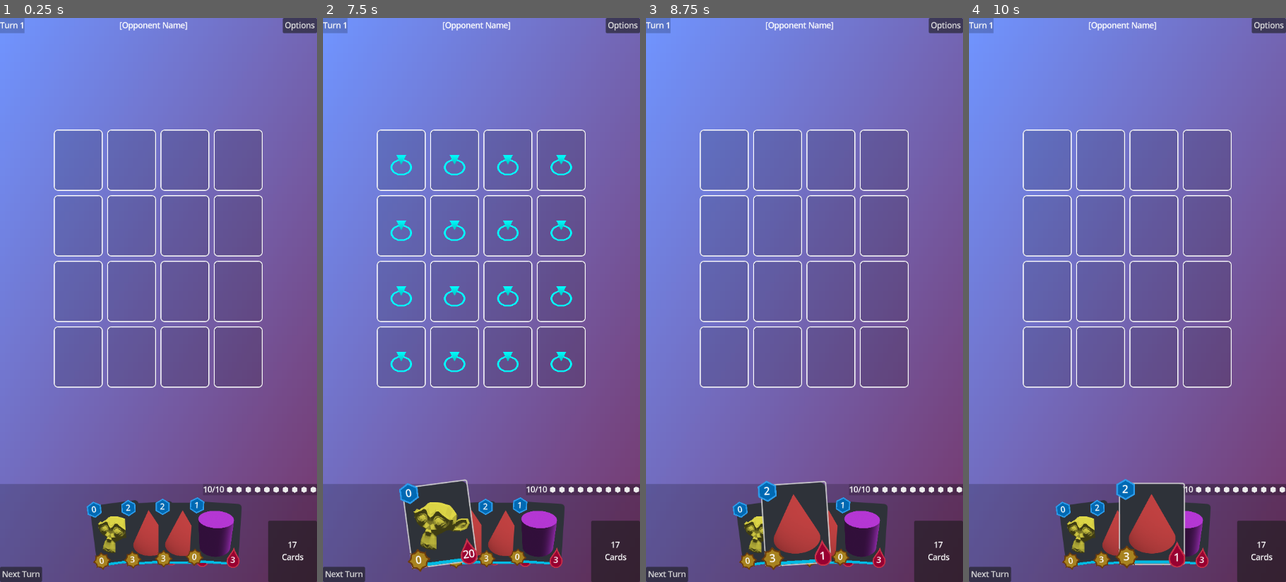
Above: before the commit, frames 1-4 (left to right).
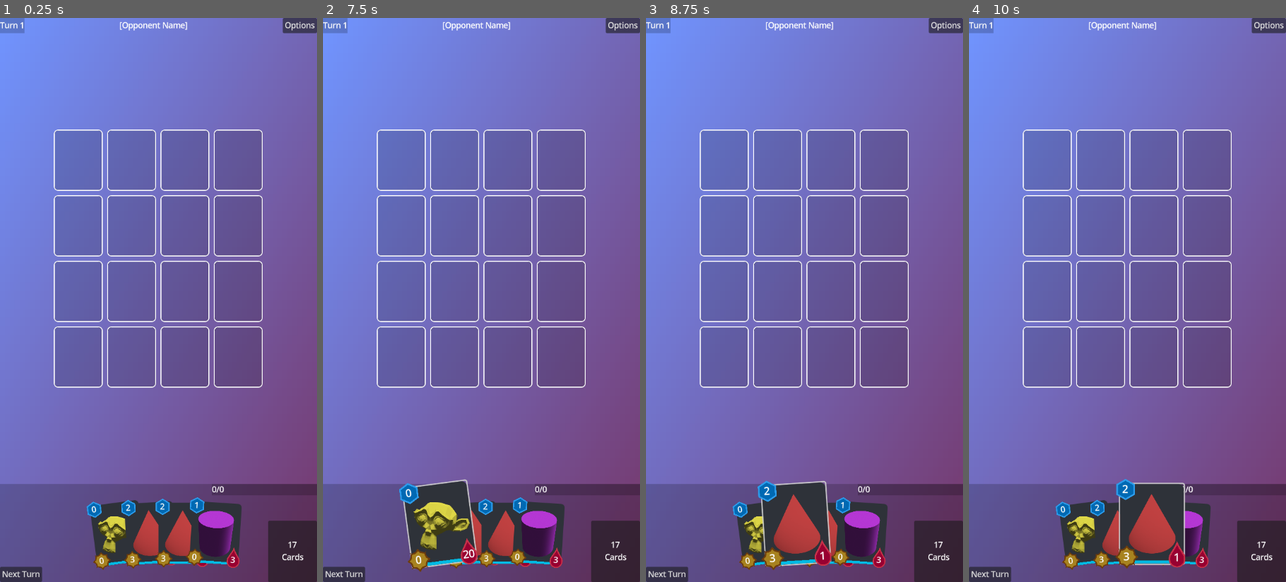
Above: after the commit, the same moments.

Repository: Holy-Person/CardBattler
Game: Godot game, scene res://scenes/battle.tscn
The game is run twice, just before and just after one commit, with the same random seed, the same clock (stepped at 60 frames per second) and the same inputs.
Inputs (mouse positions are in pixels of both pictures, inside the frame that each line leads up to):
- Up to frame 1 (0.25 s): no input
- Up to frame 2 (7.5 s): click (440, 531) at 0.5 s; click (471, 531) at 1.27 s; click (506, 531) at 2.02 s; click (538, 531) at 2.77 s; click (538, 525) at 3.52 s; click "Next Turn" at 4.25 s; click "Next Turn" at 5 s; click (402, 159) at 5.77 s; click (402, 159) at 6.52 s; click (440, 531) at 7.25 s
- Up to frame 3 (8.75 s): click (794, 531) at 8.02 s
- Up to frame 4 (10 s): click (1117, 525) at 8.77 s; click (1152, 531) at 9.52 s

The runs differ from the first frame. In frame 1, 0.2% of the frame differs, in the area x 64-100%, y 82-85%; in frame 2, 1.6%, in the area x 21-100%, y 24-85%; in frame 3, 0.2%; in frame 4, 0.2%.

Commit message:
Added Mana Bar
The mana bar is responsible for any and all mana management and visually representing it.

Diff:
--- a/components/hand.gd
+++ b/components/hand.gd
@@ -10,6 +10,9 @@
 
 var card_hand = load("res://components/card_hand.tscn")
 var card_group : ButtonGroup = ButtonGroup.new()
+
+signal card_selected(card : CardHand)
+
 
 
 func _ready() -> void:
@@ -43,9 +46,9 @@
 
 func select_card(state : bool, card : CardHand) -> void:
 	if !state:
-		get_tree().current_scene.field.clear_highlights()
+		card_selected.emit(null)
 		return
-	get_tree().current_scene.field.highlight_from_hand(card.card_base.id)
+	card_selected.emit(card)
 
 func update_hand_visual() -> void:
 	for child in card_root.get_children():
--- a/scenes/battle.gd
+++ b/scenes/battle.gd
@@ -8,6 +8,7 @@
 ## TODO: Make it resize better, centercontainers only allow minimum size.
 @onready var center_field : CenterContainer = %CenterField
 @onready var card_root : Control = %Cards
+@onready var hand : Hand = $InteractiveRegion/UserUI/Hand
 
 var field : Field
 
@@ -61,3 +62,7 @@
 			# - Other solution could be to make selecting a card clear any focus in the hand as well.
 
 			pass
+
+
+func _on_hand_card_selected(card) -> void:
+	pass # Replace with function body.
--- a/scenes/battle.tscn
+++ b/scenes/battle.tscn
@@ -1,9 +1,10 @@
-[gd_scene load_steps=8 format=3 uid="uid://bglfjofq8iamc"]
+[gd_scene load_steps=9 format=3 uid="uid://bglfjofq8iamc"]
 
 [ext_resource type="Script" path="res://scenes/battle.gd" id="1_afft4"]
 [ext_resource type="Theme" uid="uid://dnfydxh5ba4ld" path="res://resources/theme_field.tres" id="1_o141i"]
 [ext_resource type="Theme" uid="uid://c8q2ba25ph35m" path="res://resources/theme_battle.tres" id="2_8xdqn"]
 [ext_resource type="Script" path="res://components/hand.gd" id="3_mdbgi"]
+[ext_resource type="Script" path="res://scenes/mana_bar.gd" id="4_4fliq"]
 [ext_resource type="Texture2D" uid="uid://dnrspfuhff34y" path="res://images/inner_cost.png" id="4_oyuuc"]
 
 [sub_resource type="Gradient" id="Gradient_kgw5l"]
@@ -89,83 +90,89 @@
 layout_mode = 2
 size_flags_horizontal = 8
 size_flags_vertical = 0
-
-[node name="HBoxContainer" type="HBoxContainer" parent="InteractiveRegion/UserUI/ManaInfo"]
+script = ExtResource("4_4fliq")
+
+[node name="HBoxContainer2" type="HBoxContainer" parent="InteractiveRegion/UserUI/ManaInfo"]
+layout_mode = 2
+
+[node name="ManaLabel" type="Label" parent="InteractiveRegion/UserUI/ManaInfo/HBoxContainer2"]
+unique_name_in_owner = true
+layout_mode = 2
+text = "10/10"
+horizontal_alignment = 1
+vertical_alignment = 1
+
+[node name="ManaBar" type="HBoxContainer" parent="InteractiveRegion/UserUI/ManaInfo/HBoxContainer2"]
+unique_name_in_owner = true
 layout_mode = 2
 size_flags_horizontal = 4
 size_flags_vertical = 4
 alignment = 2
 
-[node name="Label" type="Label" parent="InteractiveRegion/UserUI/ManaInfo/HBoxContainer"]
-layout_mode = 2
-text = "10/10"
-horizontal_alignment = 1
-vertical_alignment = 1
-
-[node name="TextureRect" type="TextureRect" parent="InteractiveRegion/UserUI/ManaInfo/HBoxContainer"]
-custom_minimum_size = Vector2(15, 15)
-layout_mode = 2
-texture = ExtResource("4_oyuuc")
-expand_mode = 1
-stretch_mode = 5
-
-[node name="TextureRect2" type="TextureRect" parent="InteractiveRegion/UserUI/ManaInfo/HBoxContainer"]
-custom_minimum_size = Vector2(15, 15)
-layout_mode = 2
-texture = ExtResource("4_oyuuc")
-expand_mode = 1
-stretch_mode = 5
-
-[node name="TextureRect3" type="TextureRect" parent="InteractiveRegion/UserUI/ManaInfo/HBoxContainer"]
-custom_minimum_size = Vector2(15, 15)
-layout_mode = 2
-texture = ExtResource("4_oyuuc")
-expand_mode = 1
-stretch_mode = 5
-
-[node name="TextureRect4" type="TextureRect" parent="InteractiveRegion/UserUI/ManaInfo/HBoxContainer"]
-custom_minimum_size = Vector2(15, 15)
-layout_mode = 2
-texture = ExtResource("4_oyuuc")
-expand_mode = 1
-stretch_mode = 5
-
-[node name="TextureRect5" type="TextureRect" parent="InteractiveRegion/UserUI/ManaInfo/HBoxContainer"]
-custom_minimum_size = Vector2(15, 15)
-layout_mode = 2
-texture = ExtResource("4_oyuuc")
-expand_mode = 1
-stretch_mode = 5
-
-[node name="TextureRect6" type="TextureRect" parent="InteractiveRegion/UserUI/ManaInfo/HBoxContainer"]
-custom_minimum_size = Vector2(15, 15)
-layout_mode = 2
-texture = ExtResource("4_oyuuc")
-expand_mode = 1
-stretch_mode = 5
-
-[node name="TextureRect7" type="TextureRect" parent="InteractiveRegion/UserUI/ManaInfo/HBoxContainer"]
-custom_minimum_size = Vector2(15, 15)
-layout_mode = 2
-texture = ExtResource("4_oyuuc")
-expand_mode = 1
-stretch_mode = 5
-
-[node name="TextureRect8" type="TextureRect" parent="InteractiveRegion/UserUI/ManaInfo/HBoxContainer"]
-custom_minimum_size = Vector2(15, 15)
-layout_mode = 2
-texture = ExtResource("4_oyuuc")
-expand_mode = 1
-stretch_mode = 5
-
-[node name="TextureRect9" type="TextureRect" parent="InteractiveRegion/UserUI/ManaInfo/HBoxContainer"]
-custom_minimum_size = Vector2(15, 15)
-layout_mode = 2
-texture = ExtResource("4_oyuuc")
-expand_mode = 1
-stretch_mode = 5
-
-[node name="TextureRect10" type="TextureRect" parent="InteractiveRegion/UserUI/ManaInfo/HBoxContainer"]
+[node name="TextureRect" type="TextureRect" parent="InteractiveRegion/UserUI/ManaInfo/HBoxContainer2/ManaBar"]
+custom_minimum_size = Vector2(15, 15)
+layout_mode = 2
+texture = ExtResource("4_oyuuc")
+expand_mode = 1
+stretch_mode = 5
+
+[node name="TextureRect2" type="TextureRect" parent="InteractiveRegion/UserUI/ManaInfo/HBoxContainer2/ManaBar"]
+custom_minimum_size = Vector2(15, 15)
+layout_mode = 2
+texture = ExtResource("4_oyuuc")
+expand_mode = 1
+stretch_mode = 5
+
+[node name="TextureRect3" type="TextureRect" parent="InteractiveRegion/UserUI/ManaInfo/HBoxContainer2/ManaBar"]
+custom_minimum_size = Vector2(15, 15)
+layout_mode = 2
+texture = ExtResource("4_oyuuc")
+expand_mode = 1
+stretch_mode = 5
+
+[node name="TextureRect4" type="TextureRect" parent="InteractiveRegion/UserUI/ManaInfo/HBoxContainer2/ManaBar"]
+custom_minimum_size = Vector2(15, 15)
+layout_mode = 2
+texture = ExtResource("4_oyuuc")
+expand_mode = 1
+stretch_mode = 5
+
+[node name="TextureRect5" type="TextureRect" parent="InteractiveRegion/UserUI/ManaInfo/HBoxContainer2/ManaBar"]
+custom_minimum_size = Vector2(15, 15)
+layout_mode = 2
+texture = ExtResource("4_oyuuc")
+expand_mode = 1
+stretch_mode = 5
+
+[node name="TextureRect6" type="TextureRect" parent="InteractiveRegion/UserUI/ManaInfo/HBoxContainer2/ManaBar"]
+custom_minimum_size = Vector2(15, 15)
+layout_mode = 2
+texture = ExtResource("4_oyuuc")
+expand_mode = 1
+stretch_mode = 5
+
+[node name="TextureRect7" type="TextureRect" parent="InteractiveRegion/UserUI/ManaInfo/HBoxContainer2/ManaBar"]
+custom_minimum_size = Vector2(15, 15)
+layout_mode = 2
+texture = ExtResource("4_oyuuc")
+expand_mode = 1
+stretch_mode = 5
+
+[node name="TextureRect8" type="TextureRect" parent="InteractiveRegion/UserUI/ManaInfo/HBoxContainer2/ManaBar"]
+custom_minimum_size = Vector2(15, 15)
+layout_mode = 2
+texture = ExtResource("4_oyuuc")
+expand_mode = 1
+stretch_mode = 5
+
+[node name="TextureRect9" type="TextureRect" parent="InteractiveRegion/UserUI/ManaInfo/HBoxContainer2/ManaBar"]
+custom_minimum_size = Vector2(15, 15)
+layout_mode = 2
+texture = ExtResource("4_oyuuc")
+expand_mode = 1
+stretch_mode = 5
+
+[node name="TextureRect10" type="TextureRect" parent="InteractiveRegion/UserUI/ManaInfo/HBoxContainer2/ManaBar"]
 custom_minimum_size = Vector2(15, 15)
 layout_mode = 2
 texture = ExtResource("4_oyuuc")
@@ -205,3 +212,5 @@
 horizontal_alignment = 1
 vertical_alignment = 1
 autowrap_mode = 2
+
+[connection signal="card_selected" from="InteractiveRegion/UserUI/Hand" to="." method="_on_hand_card_selected"]
--- a/scenes/field.gd
+++ b/scenes/field.gd
@@ -70,7 +70,7 @@
 		if abs(loop_pos - pos).x + abs(loop_pos - pos).y  <= card.movement_range && !loop_panel.has_card() && card.can_move():
 			loop_panel.set_highlight(Highlight.HighlightType.MOVE)
 		elif abs(loop_pos - pos).x + abs(loop_pos - pos).y  <= card.attack_range && loop_panel.has_card() && card.can_attack():
-			if loop_panel.get_card() == card: continue
+			if loop_pos == pos: continue
 			loop_panel.set_highlight(Highlight.HighlightType.ATTACK)
 
 func clear_highlights() -> void:
--- /dev/null
+++ b/scenes/mana_bar.gd
@@ -0,0 +1,56 @@
+extends PanelContainer
+
+class_name ManaBar
+
+
+
+## Container with 10 children to represent mana gauge.
+@onready var visual_bar : HBoxContainer = %ManaBar
+## Label to display mana_curent/mana_max in numbers.
+@onready var visual_label : Label = %ManaLabel
+
+## Maximum amount of mana, capped at 10 and increases by 1 each round.
+var mana_max : int = 0
+## Current amount of mana, used for various actions during a turn.
+var mana_current : int = 0
+
+
+
+## Mostly temporary-ish for now. The idea is to replace the texturerects with a custom node and/or auto-generate them.
+func _ready() -> void:
+	for child in visual_bar.get_children():
+		child.self_modulate = Color.TRANSPARENT
+
+	_update_visual()
+
+## Increase mana max by one and reset current mana.
+func round_start() -> void:
+	if mana_max < 10: mana_max += 1
+	mana_current = mana_max
+	_update_visual()
+
+## Check if enough mana is available and reduce that amount of mana.
+func use_mana(amount : int) -> bool:
+	if mana_current >= amount:
+		mana_current -= amount
+		_update_visual()
+		return true
+	return false
+
+## Add extra current mana, does not carry over to other rounds.
+func add_mana(amount : int) -> void:
+	mana_current += amount
+	_update_visual()
+
+
+
+## Call to sync the visual to the actual values.
+func _update_visual() -> void:
+	visual_label.text = '%s/%s' % [mana_current, mana_max]
+	for i in maxi(visual_bar.get_child_count(), mana_current):
+		if i > visual_bar.get_child_count() - 1:
+			visual_bar.get_child(i - visual_bar.get_child_count()).self_modulate = Color.CYAN
+			continue
+		if i < mana_current: visual_bar.get_child(i).self_modulate = Color.WHITE_SMOKE
+		elif i < mana_max: visual_bar.get_child(i).self_modulate = Color.WEB_GRAY
+		else: visual_bar.get_child(i).self_modulate = Color.TRANSPARENT
